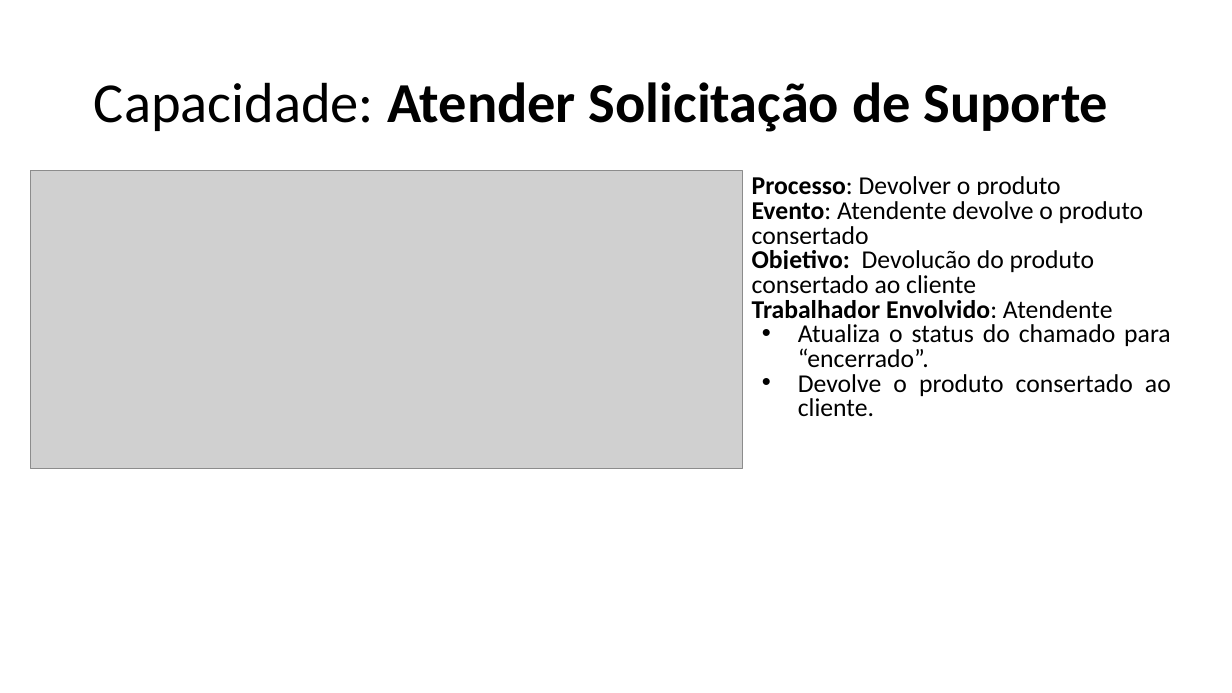
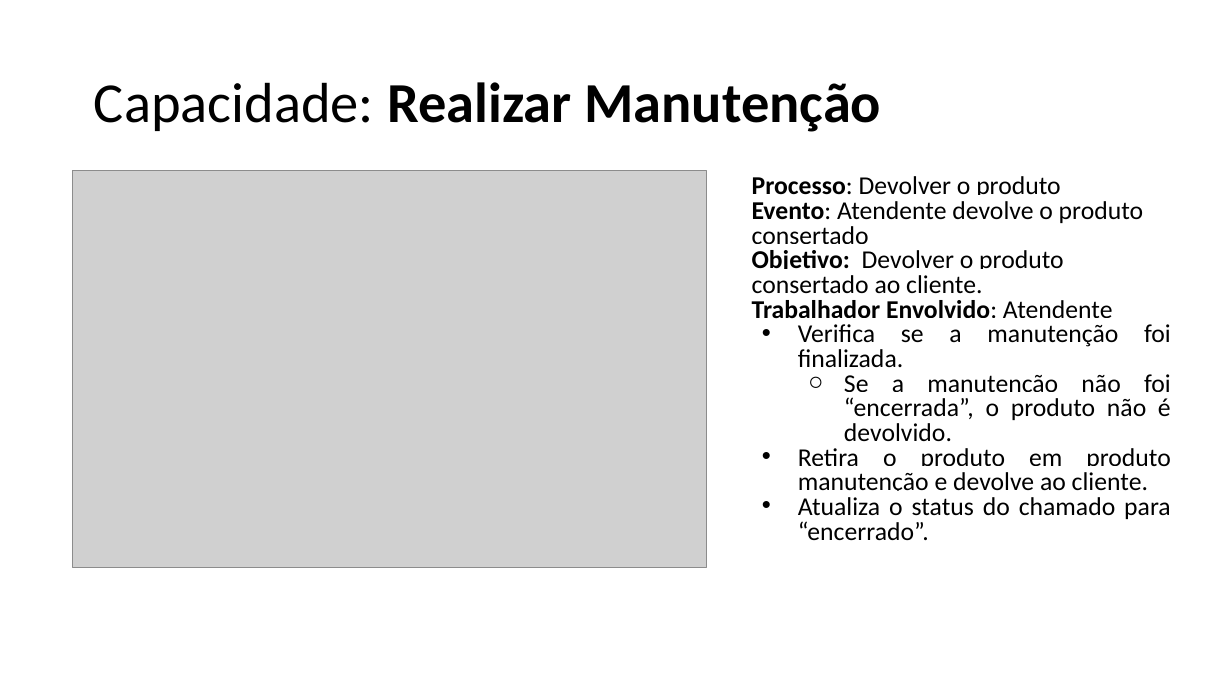
Before and after one commit to emersonsoaresdasilva/projeto-ope, a slide deck: slide 11 of 18-Descrição dos Processos de Negócio.pptx. Drawn at 1232x693 pixels with LibreOffice and Linux fonts; fonts in the diff are those of the drawing; grey boxes stand for pictures. Boxes give left, top, right and bottom in pixels: in the first picture for what was removed or moved away, otherwise in the second. Text is boxed around its words. In the diff, an @@ line names an element or a change of style, - is before the commit and + after.

```diff
--- a/18-Descrição dos Processos de Negócio.pptx
+++ b/18-Descrição dos Processos de Negócio.pptx
@@ title at (94, 82, 881, 132): text changed @@
-Capacidade: Atender Solicitação de Suporte
+Capacidade: Realizar Manutenção
@@ picture: place and size @@
-picture at (30, 171, 742, 470)
+picture at (73, 171, 706, 567)
@@ text at (752, 250, 1063, 293): text changed @@
-Objetivo: Devolução do produto consertado ao cliente
+Objetivo: Devolver o produto consertado ao cliente.
@@ text at (798, 324, 1171, 491): paragraphs added @@
+• Verifica se a manutenção foi finalizada.
+  ○ Se a manutenção não foi “encerrada”, o produto não é devolvido.
+• Retira o produto em produto manutenção e devolve ao cliente.
@@ text at (798, 374, 1171, 416): paragraph removed @@
-• Devolve o produto consertado ao cliente.
```
Also in this commit, not shown: 22 other slides changed, 13 other files.
